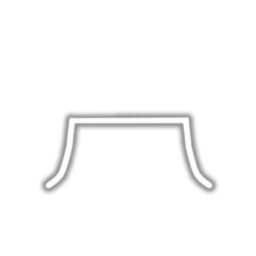
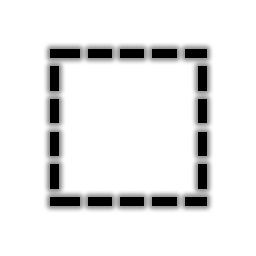
Layer changes from the first 256x256 image to the second:
added group "Block Feathered Brush Icon" with 1 layers above "Block Brush Icon" over [50, 49, 207, 206]
added layer "Shape 3" in group "Block Feathered Brush Icon" over [50, 49, 207, 206]
hid group "Flatten Terrain Icon" (1st of 2) (1 layers) over [44, 116, 214, 190]
